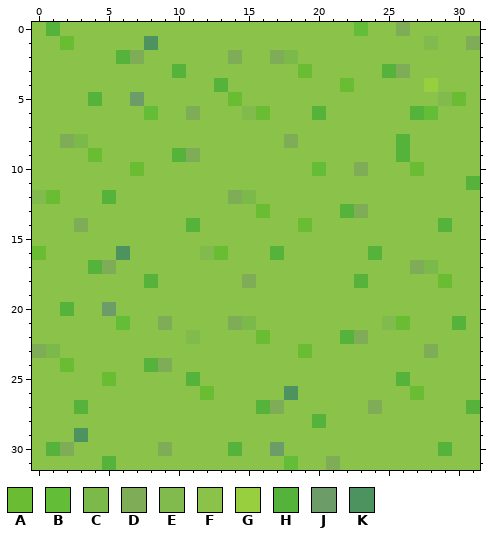
A pixel-art file gets an edit: WizardsAgainstTheWorld/Assets/Sprites/Tiles/Grass.aseprite. The picture above was drawn from the file before the commit.
32x32 pixels, 1 frame. Colours within 5 levels of each other are drawn and written as one.
Palette (. is transparent): A #6abd33  B #64bd37  C #7ab94a  D #7fad57  E #81bb4d  F #8bc34a  G #98cf3f  H #55b33b  J #6c9c67  K #4d935f
And afterwards:
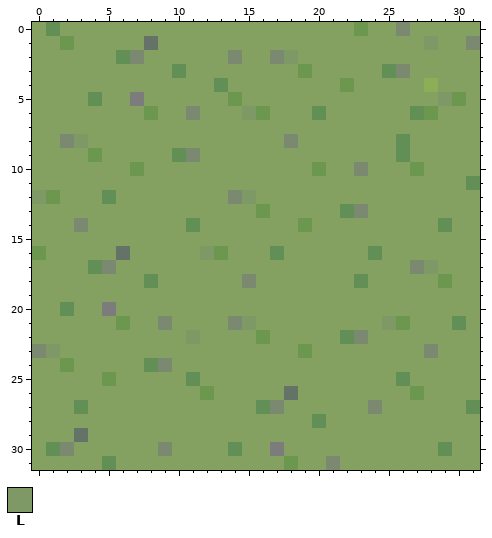
Colours new in this view: L #7e9866
The exact change:
colour A: #6abd33 -> #6b984e
colour D: #7fad57 -> #7c8971
colour F: #8bc34a -> #84a162
colour G: #98cf3f -> #8cae56
colour H: #55b33b -> #618f55
colour J: #6c9c67 -> #7c7c7c
colour K: #4d935f -> #647268
y 0: x 23 B -> A
y 1: x 28 E -> L
y 2: x 18 C -> L
y 5: x 29 E -> L
y 6: x 8 B -> A; x 15 E -> L; x 28 B -> A
y 8: x 3 C -> L
y 10: x 20 B -> A
y 12: x 0 E -> L; x 15 C -> L
y 16: x 12 E -> L
y 17: x 28 C -> L
y 21: x 6 B -> A; x 15 C -> L; x 25 E -> L
y 22: x 11 E -> L
y 23: x 1 C -> L
y 31: x 18 B -> A
